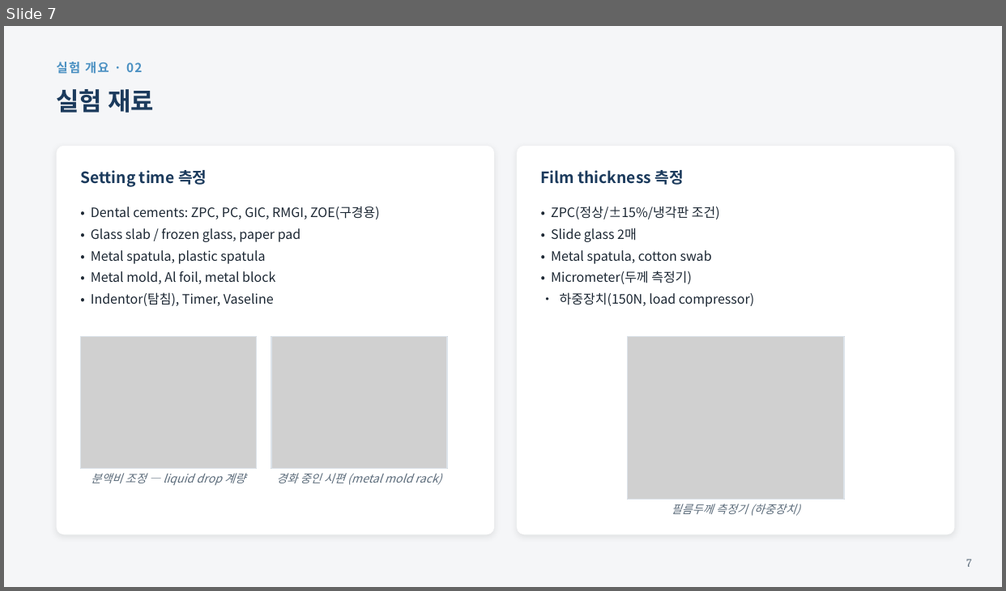
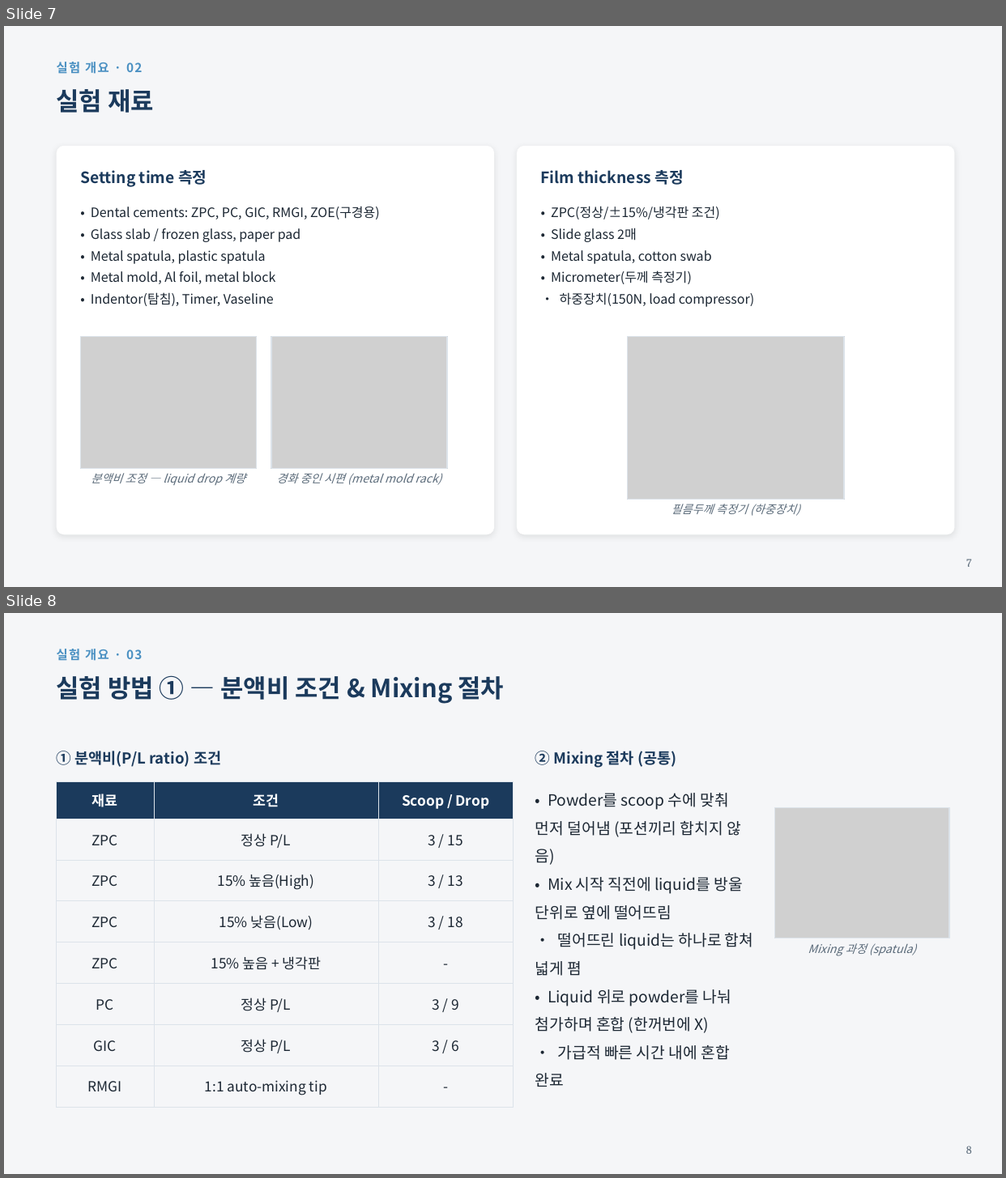
Before and after one commit to yojokem/-, a slide deck: 수복치과재료학실험/수복치과재료학실험_DentalCements_20260922.pptx. Shown one above the other, each under a label of ours: slide 7 before the commit, slides 7 and 8 after it. The pictures are 1006x591 and 1006x1178 pixels, drawn with LibreOffice and Linux fonts; fonts in the diff are those of the drawing; grey boxes stand for pictures. Boxes give left, top, right and bottom in pixels: in the first picture for what was removed or moved away, otherwise in the second. Text is boxed around its words. In the diff, an @@ line names an element or a change of style, - is before the commit and + after.

```diff
--- a/수복치과재료학실험/수복치과재료학실험_DentalCements_20260922.pptx
+++ b/수복치과재료학실험/수복치과재료학실험_DentalCements_20260922.pptx
@@ slide 8 added at (4,613,1002,1174), background #F5F6F8 @@
@@ text added at (57,649,142,661), 12 pt, text #4A90C2, bold @@
+실험 개요 · 03
@@ text added at (57,675,504,704), 24 pt, text #1B3A5C, bold @@
+실험 방법 ① — 분액비 조건 & Mixing 절차
@@ text added at (57,751,221,767), 14.5 pt, text #1B3A5C, bold @@
+① 분액비(P/L ratio) 조건
@@ text added at (535,751,676,768), 14.5 pt, text #1B3A5C, bold @@
+② Mixing 절차 (공통)
@@ table added at (57,781,513,1107), 8 rows, 3 columns @@
+재료 | 조건 | Scoop / Drop
+ZPC | 정상 P/L | 3 / 15
+ZPC | 15% 높음(High) | 3 / 13
+ZPC | 15% 낮음(Low) | 3 / 18
+ZPC | 15% 높음 + 냉각판 | -
+PC | 정상 P/L | 3 / 9
+GIC | 정상 P/L | 3 / 6
+RMGI | 1:1 auto-mixing tip | -
@@ text added at (535,793,753,1087), 15 pt, text #1C2733 @@
+• Powder를 scoop 수에 맞춰 먼저 덜어냄 (포션끼리 합치지 않음)
+• Mix 시작 직전에 liquid를 방울 단위로 옆에 떨어뜨림
+• 떨어뜨린 liquid는 하나로 합쳐 넓게 폄
+• Liquid 위로 powder를 나눠 첨가하며 혼합 (한꺼번에 X)
+• 가급적 빠른 시간 내에 혼합 완료
@@ picture added at (775,807,949,939) @@
@@ rectangle added at (775,807,949,939), outline #DCE3EA 1 pt @@
@@ text added at (808,943,916,956), 11 pt, text #5B6B7A, italic @@
+Mixing 과정 (spatula)
@@ text added at (966,1146,972,1154), 11 pt, text #5B6B7A @@
+8
```
Also in this commit, not shown: 8 slides changed, 3 other files.
